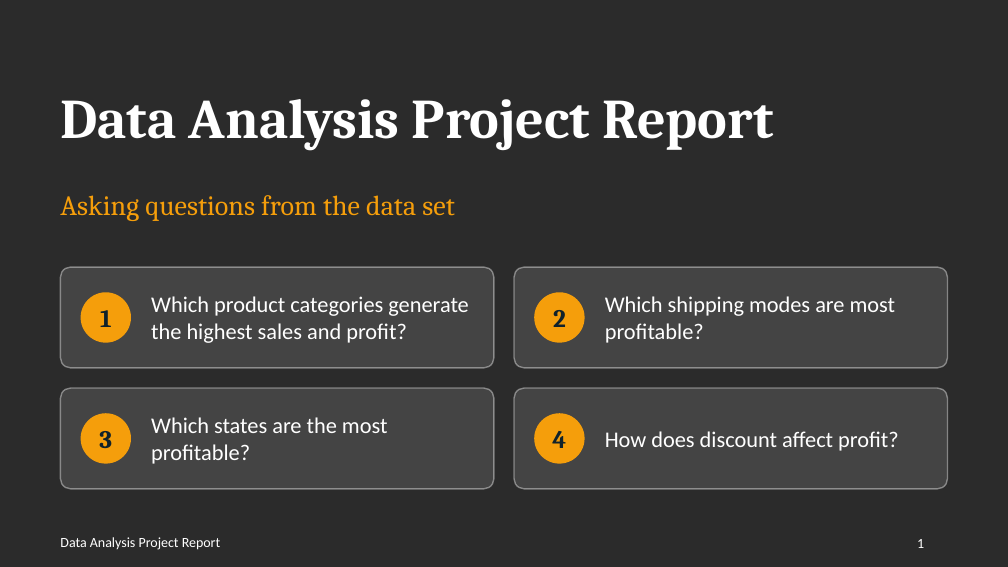
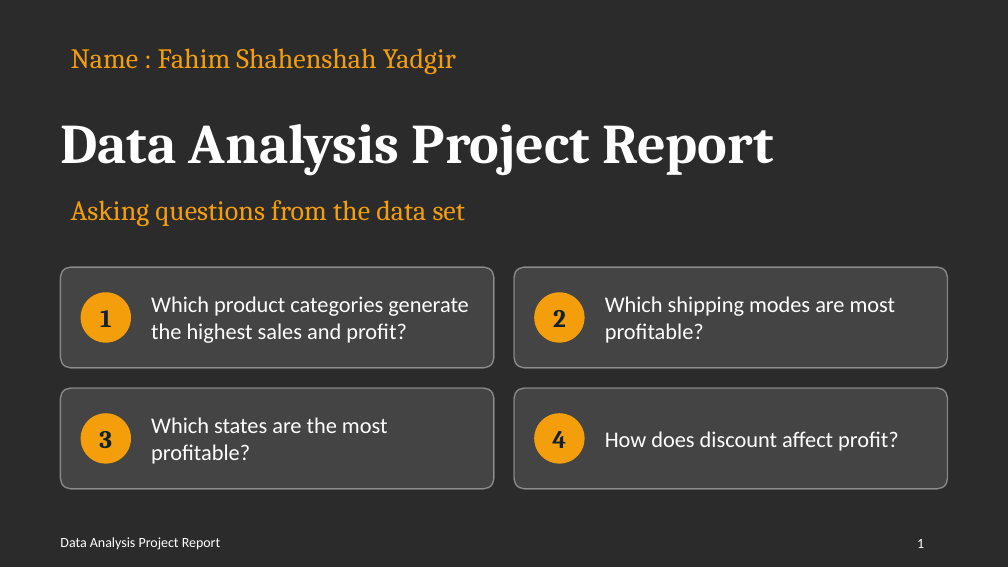
Before and after one commit to fahim-yadgir/sales-and-profit-analysis, a slide deck: slide 1 of Data_Analysis_Project_Report.pptx. Drawn at 1008x567 pixels with LibreOffice and Linux fonts; fonts in the diff are those of the drawing; background and template pictures are left out; a plain dark background stands for a picture behind light text. Boxes give left, top, right and bottom in pixels: in the first picture for what was removed or moved away, otherwise in the second. Text is boxed around its words. In the diff, an @@ line names an element or a change of style, - is before the commit and + after.

```diff
--- a/Data_Analysis_Project_Report.pptx
+++ b/Data_Analysis_Project_Report.pptx
@@ text added at [71,48,456,74], 20 pt, text #F59E0B @@
+Name : Fahim Shahenshah Yadgir
@@ title "Data Analysis Project Report": place and size @@
-title "Data Analysis Project Report" at [60,99,773,151]
+title "Data Analysis Project Report" at [60,124,773,176]
@@ text "Asking questions from the data ...": place and size @@
-text "Asking questions from the data ..." at [60,195,454,221]
+text "Asking questions from the data ..." at [71,200,465,226]
```
Also in this commit, not shown: 2 other files.
